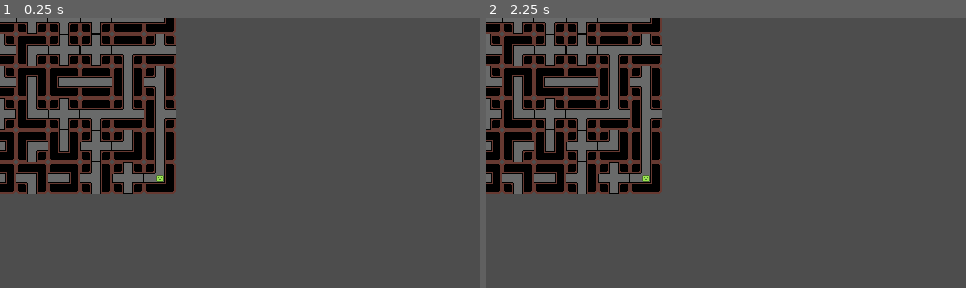
Above: before the commit, frames 1-2 (left to right).
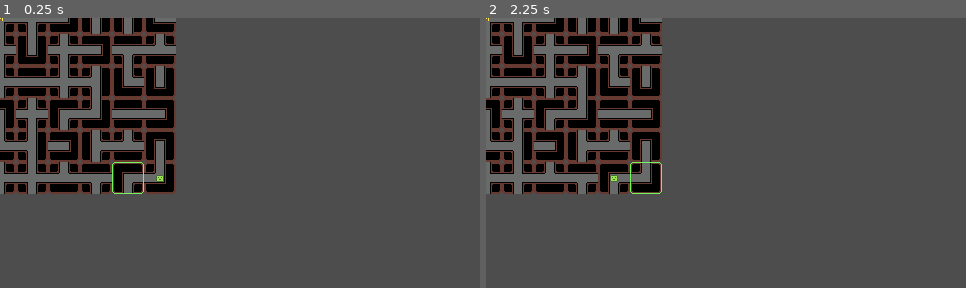
Above: after the commit, the same moments.

Repository: kalasherr/skycastle
Game: Godot game, scene res://scenes/game_scene.tscn
Two runs of this game, one before a commit and one after it. Both use one fixed random seed, a clock stepped at 60 frames per second and the inputs below.
Inputs (mouse positions are in pixels of both pictures, inside the frame that each line leads up to):
- Up to frame 1 (0.25 s): no input
- Up to frame 2 (2.25 s): click (615, 177) at 0.52 s; click (644, 177) at 1.27 s; click (615, 177) at 2.02 s

The runs differ from the first frame. In frame 1, 5.6% of the frame differs, in the area x 0-37%, y 0-66%; in frame 2, 5.7%.

Commit message:
movement

Diff:
--- a/scenes/effects/crown_effect.tscn
+++ b/scenes/effects/crown_effect.tscn
@@ -1,7 +1,11 @@
-[gd_scene load_steps=2 format=3 uid="uid://dft54i23yv7l7"]
+[gd_scene load_steps=3 format=3 uid="uid://dft54i23yv7l7"]
 
 [ext_resource type="Script" uid="uid://blrlkoqpf8kan" path="res://scripts/effects/crown_effect.gd" id="1_bxidd"]
+[ext_resource type="Texture2D" uid="uid://dgamsi4dewxpw" path="res://sprites/Effects/crown_effect.png" id="2_yx7y7"]
 
 [node name="CrownEffect" type="Node2D"]
 script = ExtResource("1_bxidd")
 metadata/_custom_type_script = "uid://d0usnce3x1l5o"
+
+[node name="Sprite" type="Sprite2D" parent="."]
+texture = ExtResource("2_yx7y7")
--- a/scenes/tiles/crown_tile.tscn
+++ b/scenes/tiles/crown_tile.tscn
@@ -1,7 +1,13 @@
-[gd_scene load_steps=2 format=3 uid="uid://dhakvg8yofuk1"]
+[gd_scene load_steps=3 format=3 uid="uid://dhakvg8yofuk1"]
 
 [ext_resource type="Script" uid="uid://bhrym0aoruhrq" path="res://scripts/tiles/crown_tile.gd" id="1_to6c6"]
+[ext_resource type="Texture2D" uid="uid://db4g1mfj5madi" path="res://sprites/tiles/basic_crossroad.png" id="2_5kbf3"]
 
 [node name="CrownTile" type="Node2D"]
 script = ExtResource("1_to6c6")
 metadata/_custom_type_script = "uid://fe2atnyrqe6k"
+
+[node name="SpriteTree" type="Sprite2D" parent="."]
+
+[node name="MainSprite" type="Sprite2D" parent="SpriteTree"]
+texture = ExtResource("2_5kbf3")
--- a/scripts/base_tile.gd
+++ b/scripts/base_tile.gd
@@ -2,16 +2,50 @@
 
 class_name Tile
 
+var effects
 var tile_size = Vector2(32,32)
 var tile_coords = Vector2.ZERO
 var tile_moves = [Vector2(1,0), Vector2(0,1), Vector2(-1,0), Vector2(0,-1)]
 
 func init():
 	self.position = tile_size * tile_coords
+	var node = Node2D.new()
+	effects = node
+	node.name = "Effects"
+	add_child(node)
 	define_sprite()
+	add_button()
+	post_init()
 
 func tile_effect():
 	pass
 
 func define_sprite():
 	pass
+
+func post_init():
+	pass
+
+func add_effect(effect):
+	get_node("Effects").add_child(load("res://scenes/effects/"+effect+"_effect.tscn").instantiate())
+
+func add_button():
+	var button = TextureButton.new()
+	button.position = - tile_size / 2
+	button.name = "Button"
+	button.texture_normal = load("res://sprites/tiles/tile_focus.png")
+	button.texture_click_mask = load("res://sprites/tiles/tile_bitmap.png")
+	button.connect("pressed", button_press)
+	add_child(button)
+
+func button_press():
+	G.GS.button_pressed(self)
+
+func disable():
+	get_node("Button").disabled = true
+	get_node("Button").visible = false
+
+func able():
+	get_node("Button").disabled = false
+	while get_node("Button").visible == false:
+		get_node("Button").visible = true
--- a/scripts/effects/crown_effect.gd
+++ b/scripts/effects/crown_effect.gd
@@ -1 +1,3 @@
 extends TileEffect
+
+class_name CrownEffect
--- a/scripts/game_scene.gd
+++ b/scripts/game_scene.gd
@@ -2,12 +2,24 @@
 
 var board_size = Vector2(6,6)
 var tile_deck = []
+var game_phase = "tile"
+var player
 
 func _ready():
 	G.GS = self
 	fill_deck()
 	generate_field()
-	add_player()
+
+	await disable_buttons()
+
+	add_player(Vector2(5,5))
+
+	next_turn()
+
+func disable_buttons():
+	for tile in get_node("TileManager").get_children():
+		tile.disable()
+	return
 
 func add_player(coords = board_size - Vector2(1,1)):
 	var player = load("res://scenes/player_entity.tscn").instantiate()
@@ -17,7 +29,7 @@
 func generate_field():
 	var deck_to_pick = tile_deck.duplicate()
 
-	var start_tile = deck_to_pick.pick_random()
+	var start_tile = load("res://scenes/tiles/basic_tile.tscn").instantiate()
 	start_tile.tile_moves = [Vector2(-1,0), Vector2(0,-1)]
 	get_node("TileManager").add_child(start_tile)
 	deck_to_pick.pop_at(deck_to_pick.find(start_tile))
@@ -48,10 +60,27 @@
 	second_tile.tile_coords = Vector2(board_size.x-1, board_size.y-2)
 	second_tile.init()
 
+	second_tile = deck_to_pick.pick_random()
+	while true:
+		deck_to_pick.shuffle()
+		second_tile = deck_to_pick.pick_random()
+		if second_tile.tile_moves.find(Vector2(0,1)) != -1:
+			break
+	get_node("TileManager").add_child(second_tile)
+	deck_to_pick.pop_at(deck_to_pick.find(second_tile))
+	second_tile.tile_coords = Vector2(board_size.x-1, board_size.y-2)
+	second_tile.init()
+
+	var end_tile = load("res://scenes/tiles/basic_tile.tscn").instantiate()
+	end_tile.tile_moves = [Vector2(-1,0), Vector2(0,-1), Vector2(1,0), Vector2(0,1)]
+	get_node("TileManager").add_child(end_tile)
+	end_tile.tile_coords = Vector2(0, 0)
+	end_tile.init()
+	end_tile.add_effect("crown")
 
 	for i in range (0,board_size.x):
 		for j in range (0,board_size.y):
-			if i + j < board_size.x + board_size.y - 3:
+			if check_availability(Vector2(i,j)):
 				var tile = deck_to_pick.pick_random()
 				deck_to_pick.pop_at(deck_to_pick.find(tile))
 				get_node("TileManager").add_child(tile)
@@ -94,3 +123,37 @@
 
 func randomize_exits():
 	pass
+
+func check_availability(coords):
+	for tile in get_node("TileManager").get_children():
+		if tile.tile_coords == coords:
+			return false
+	return true
+
+func button_pressed(tile):
+	await player.move(tile)
+	next_turn()
+
+func next_turn():
+	await disable_buttons()
+	game_phase = "player"
+	await get_player_moves()
+	get_tile(Vector2(5,4)).visible = true
+
+func get_tile(coords):
+	for tile in get_node("TileManager").get_children():
+		if tile.tile_coords == coords:
+			return tile
+	return false
+
+func get_player_moves():
+	var tile = get_tile(player.player_coords)
+	var moves = []
+	for move in tile.tile_moves:
+		if get_tile(tile.tile_coords + move):
+			if get_tile(tile.tile_coords + move).tile_moves.has(-move):
+				moves.append(get_tile(tile.tile_coords + move))
+	for move in moves:
+		move.able()
+
+	return
--- a/scripts/player_entity.gd
+++ b/scripts/player_entity.gd
@@ -5,6 +5,7 @@
 
 func _ready():
 	G.player = self
+	G.GS.player = self
 
 func lose_hp():
 	player_current_health -= 1
@@ -13,3 +14,7 @@
 func init(coords):
 	player_coords = coords
 	position = coords * G.tile_size + Vector2(0,1)
+
+func move(tile):
+	self.player_coords = tile.tile_coords
+	self.position = player_coords * G.tile_size + Vector2(0,1)
--- a/scripts/tiles/basic_tile.gd
+++ b/scripts/tiles/basic_tile.gd
@@ -5,7 +5,6 @@
 @onready var main_sprite = $SpriteTree/MainSprite
 
 func define_sprite():
-
 	match tile_moves.size():
 		1:
 			main_sprite.texture = load("res://sprites/tiles/basic_dead_end.png")
--- a/scripts/tiles/crown_tile.gd
+++ b/scripts/tiles/crown_tile.gd
@@ -1 +1,4 @@
 extends Tile
+
+func post_init():
+	var crown = load("res://scenes/effects/crown_effect.tscn").instantiate()
Binary file added: sprites/Effects/crown_effect.png
Not shown, added: sprites/Effects/crown_effect.png.import
Binary file changed: sprites/tiles/basic_crossroad.png
Binary file added: sprites/tiles/tile_bitmap.png
Not shown, added: sprites/tiles/tile_bitmap.png.import
Binary file added: sprites/tiles/tile_focus.png
Not shown, added: sprites/tiles/tile_focus.png.import
